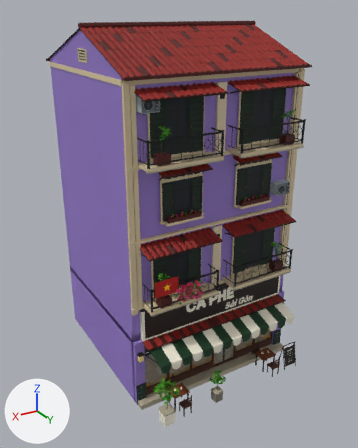
The FBX model Assets/PhoViet/Art/Streets/PV_StreetShop06.fbx as it was, and as the next commit left it.
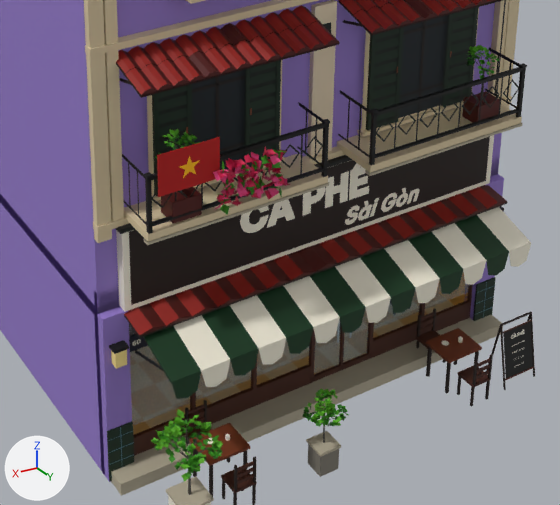
Each version is shown whole from a 50 mm camera at (11.48, 19.88, 16.26) aimed at (0.32, 1.28, 6.96), then close up on the part from 27% to 85% of the width and 50% to 92% of the height. The lights are fixed; the arrows at lower left show +X, +Y and +Z. The last two pictures show the newer version. Objects named as collision shapes, trigger or cutter boxes, shadow casters or lower levels of detail are left out. Where no turn or scale is listed for an object, it has been applied to the vertices. Vertices at exactly the same position are counted once.

Objects in the first close-up: 'PV_StreetShop06_LOD0'.
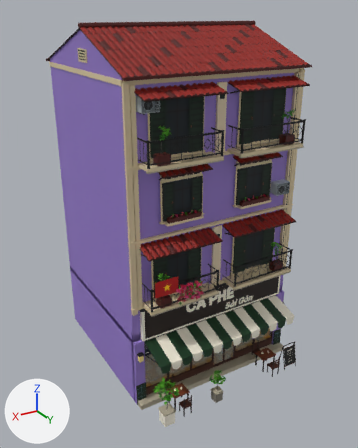
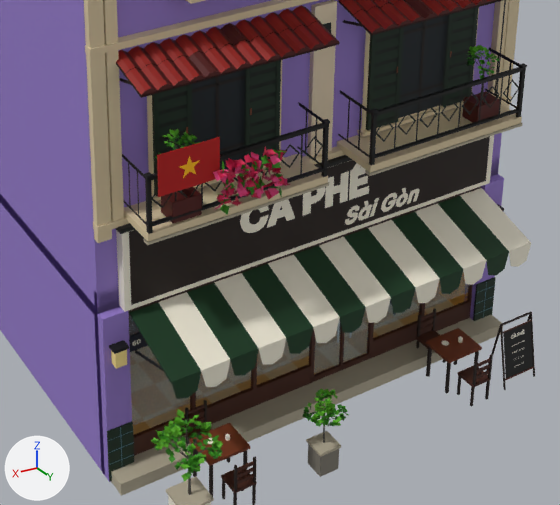
Pixel boxes (x1, y1, x2, y2) of what changed, in the close-ups (560 x 505 px):
part 1 of me_pv_streetshop06_lod0, deleted: before (124, 185, 508, 338)

The change, as a list of edits to the scene's bpy script:
```text
Change me_pv_streetshop06_lod0:
    used by ob_pv_streetshop06_lod0; location = (0.0, 0.0, 0.0)
    remove me_pv_streetshop06_lod0.from_pydata(...)  # 20056 vertices, 14160 faces; spans x -4.3..4.3, y -4.2..6.2, z 0.0..15.8
    add me_pv_streetshop06_lod0.from_pydata(...)  # 19966 vertices, 14106 faces; spans x -4.3..4.3, y -4.2..6.2, z 0.0..15.8
    me_pv_streetshop06_lod0 part 1: the loose piece of 90 vertices spanning x -3.8..3.8, y 3.9..4.6, z 3.1..3.3 is deleted
```
